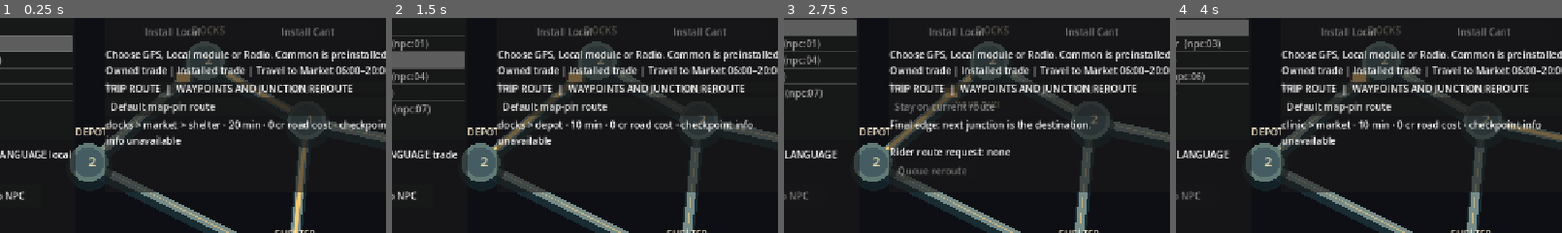
Above: before the commit, frames 1-4 (left to right).
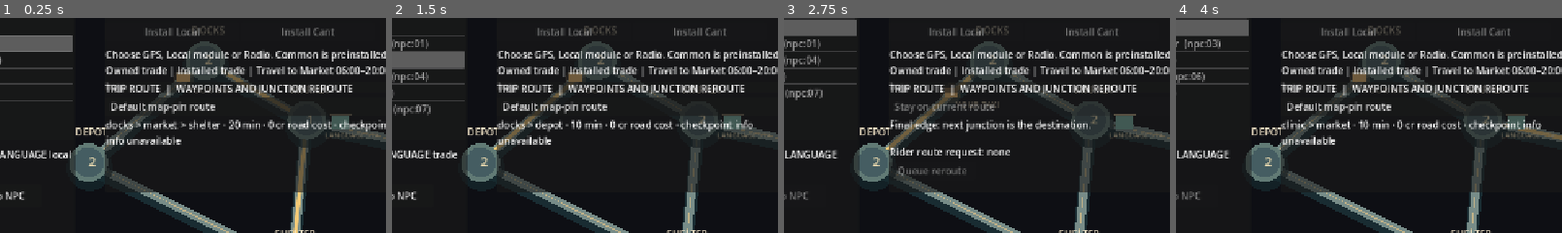
Above: after the commit, the same moments.

Repository: MohamedXIV/outsider-driver-2d
Game: Godot game, scene res://scenes/sandbox.tscn
The game is run twice, just before and just after one commit, with the same random seed, the same clock (stepped at 60 frames per second) and the same inputs.
Inputs:
- Up to frame 1 (0.25 s): no input
- Up to frame 2 (1.5 s): click "Accept ride" at 0.5 s; click "New world seed" at 1.25 s
- Up to frame 3 (2.75 s): click "Accept ride" at 2 s
- Up to frame 4 (4 s): click "New world seed" at 2.75 s; click "Decline" at 3.5 s
The pictures show only the part of the screen within x 26-76%, y 22-72%; the shares and areas given below are measured in that part.

The runs differ from the first frame. In frame 1, 0.3% of the frame differs, in the area x 84-98%, y 44-56%; in frame 2, 0.3%; in frame 3, 0.3%; in frame 4, 0.3%, in the area x 84-94%, y 44-56%.

Commit message:
fix(web): publish JSON-stable language diagnostics and show physical market stall on map

Diff:
--- a/scripts/sandbox/sandbox_city_view.gd
+++ b/scripts/sandbox/sandbox_city_view.gd
@@ -47,6 +47,15 @@
 		draw_string(ThemeDB.fallback_font, center + Vector2(-45, -44),
 				district.to_upper(), HORIZONTAL_ALIGNMENT_CENTER,
 				100, 16, Color("f7e9cc"))
+	# The language seller is a real place-bound stall on the market graph node.
+	# Only this district permits trade; draw it as a visible location rather
+	# than presenting remote purchase as a magical mobile app.
+	var shop: Vector2 = _point("market") + Vector2(42, -10)
+	var open_now: bool = SandboxKnowledge.market_open(world.minute)
+	draw_rect(Rect2(shop, Vector2(28, 24)), Color("7cb9aa") if open_now else Color("526465"))
+	draw_line(shop + Vector2(-4, 0), shop + Vector2(32, 0), Color("f1d9a8"), 3)
+	draw_string(ThemeDB.fallback_font, shop + Vector2(-12, 39), "LANGUAGE STALL",
+		HORIZONTAL_ALIGNMENT_CENTER, 90, 12, Color("f6e3b4") if open_now else Color("9da9a8"))
 	# Invitation marker is anchored to the NPC's actual graph district.
 	# It disappears after expiry or resolution; nothing spawns off-map.
 	for meeting in world.meetings:
--- a/scripts/sandbox/sandbox_main.gd
+++ b/scripts/sandbox/sandbox_main.gd
@@ -524,8 +524,9 @@
 			str(_conversation.understood()).to_lower() if _conversation != null else "false",
 			_conversation.offer_id if _conversation != null else "",
 			_last_intent, _last_outcome, JSON.stringify(_dialogue_text.text if _conversation != null else ""),
-			_world.starter_device, _world.knowledge.size(), JSON.stringify(str(npc.get("language", ""))), JSON.stringify(_world.modules_owned),
-			JSON.stringify(_world.modules_installed), JSON.stringify(_world.market_stock),
+			_world.starter_device, _world.knowledge.size(), JSON.stringify(str(npc.get("language", ""))),
+			JSON.stringify(JSON.stringify(_world.modules_owned)), JSON.stringify(JSON.stringify(_world.modules_installed)),
+			JSON.stringify(JSON.stringify(_world.market_stock)),
 			str(_world.common_requests.has(_conversation.offer_id)).to_lower() if _conversation != null else "false",
 			str(stall).to_lower(), JSON.stringify(_gear_info.text), departed, arrived, working, resting, moving,
 			JSON.stringify(_world.route_nodes), _world.route_segment, _world.route_edge_elapsed,
